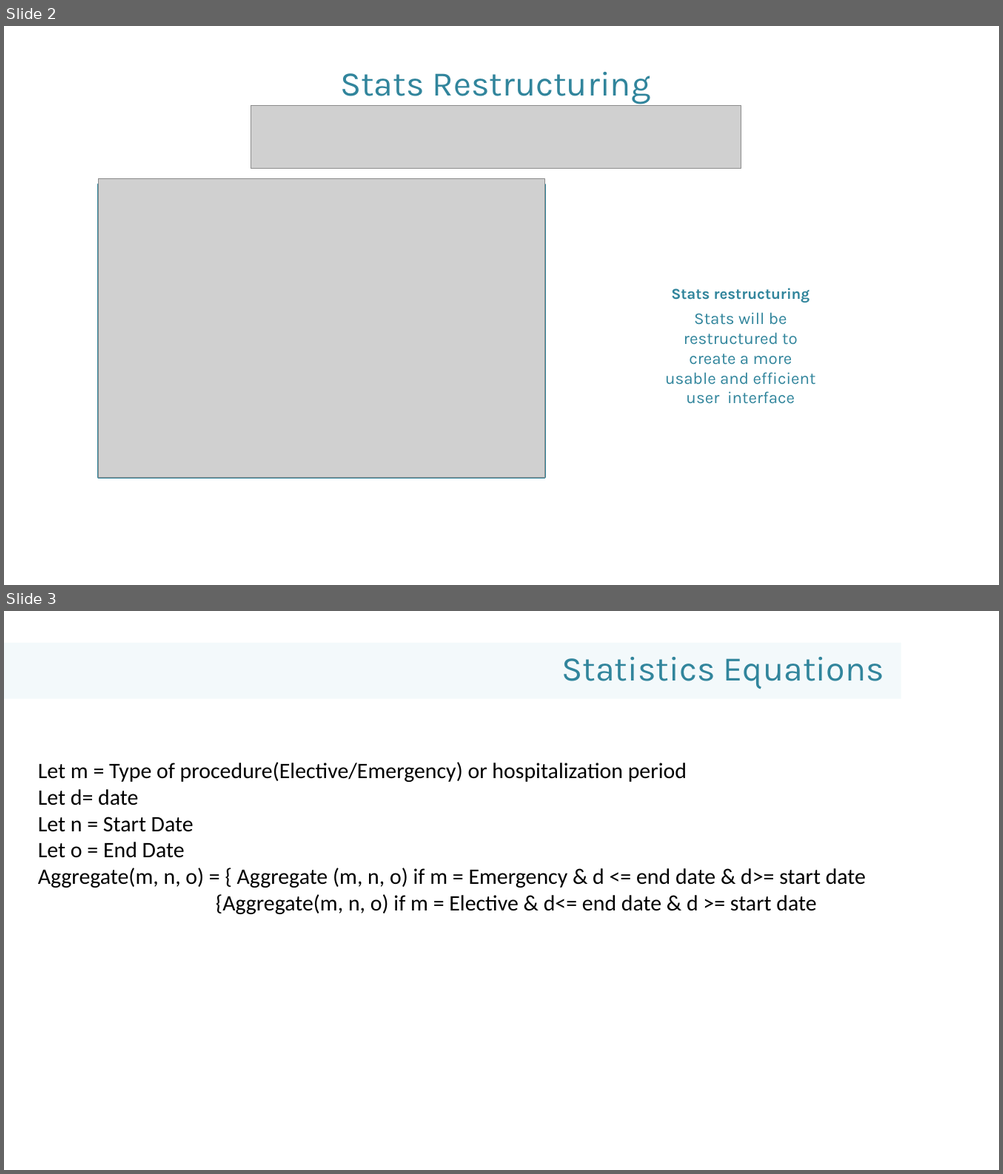
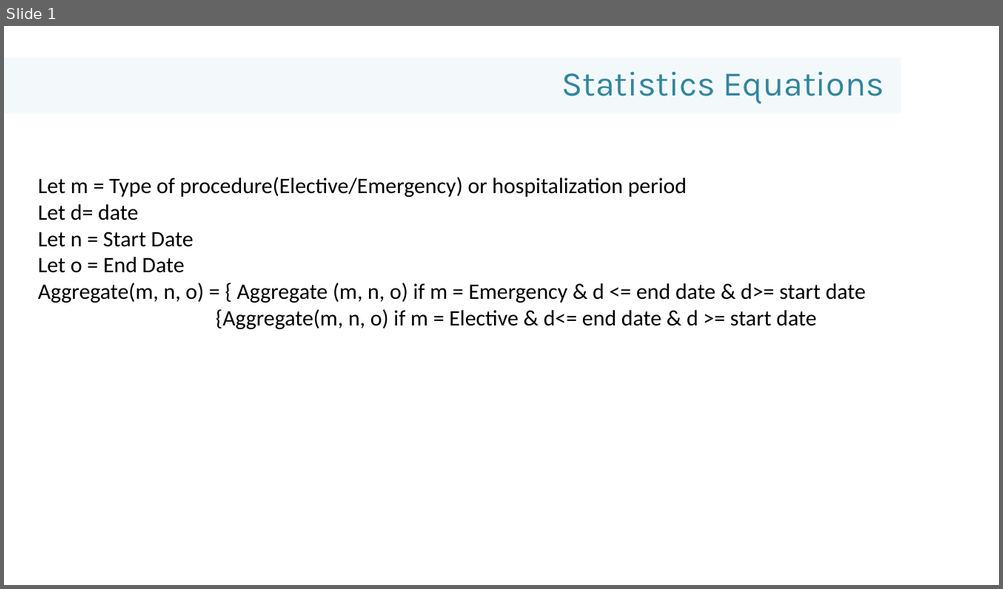
Before and after one commit to Pentec/Final-Year-Main_Project, a slide deck: Documentation/Presentations/Presentation4.pptx. Shown one above the other, each under a label of ours: slides 2 and 3 before the commit, slide 1 after it. The pictures are 1003x1174 and 1003x589 pixels, drawn with LibreOffice and Linux fonts; fonts in the diff are those of the drawing; grey boxes stand for pictures; background and template pictures are left out. Boxes give left, top, right and bottom in pixels: in the first picture for what was removed or moved away, otherwise in the second. Text is boxed around its words. In the diff, an @@ line names an element or a change of style, - is before the commit and + after.

```diff
--- a/Documentation/Presentations/Presentation4.pptx
+++ b/Documentation/Presentations/Presentation4.pptx
@@ slide 2 removed at (4, 26, 999, 585), background picture (left out) @@
@@ text removed at (340, 72, 651, 104) @@
-Stats Restructuring
@@ picture removed at (251, 105, 741, 169) @@
@@ picture removed at (98, 178, 544, 477) @@
@@ rectangle removed at (98, 184, 544, 478) @@
@@ text removed at (671, 288, 810, 303) @@
-Stats restructuring
@@ text removed at (665, 312, 816, 404) @@
-Stats will be restructured to create a more usable and efficient user interface
@@ what was slide 3 is now slide 1 @@
```
Also in this commit, not shown: 12 slides added, 2 other slides removed, 1 other file.
